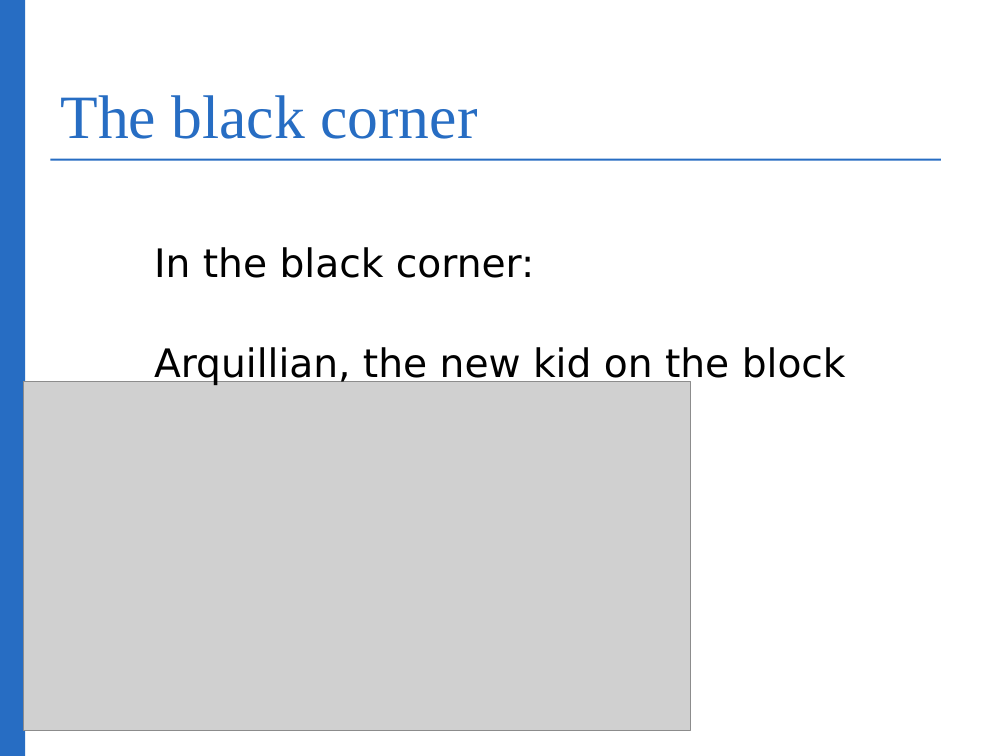
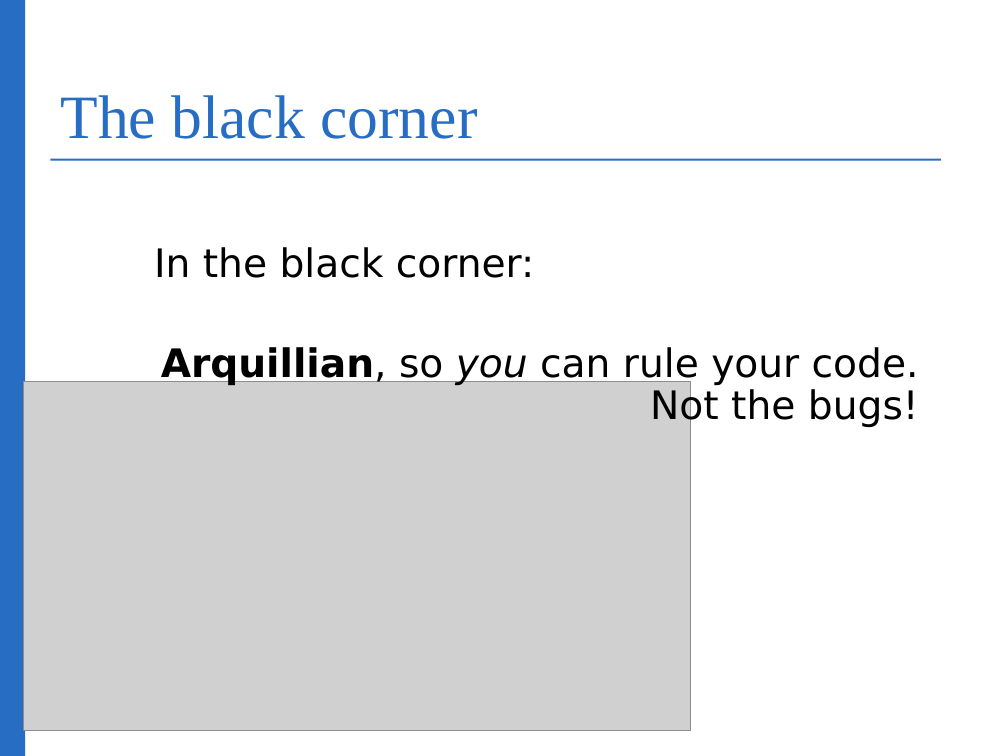
Before and after one commit to bognolo/workspace-arquillian-talk, a slide deck: slide 8 of IntroductionToArquillian.odp. Drawn at 1008x756 pixels with LibreOffice and Linux fonts; fonts in the diff are those of the drawing; grey boxes stand for pictures; background and template pictures are left out. Boxes give left, top, right and bottom in pixels: in the first picture for what was removed or moved away, otherwise in the second. Text is boxed around its words. In the diff, an @@ line names an element or a change of style, - is before the commit and + after.

Commit message:
Changes to presentation

```diff
--- a/IntroductionToArquillian.odp
+++ b/IntroductionToArquillian.odp
@@ text at (161,347,919,428): text changed @@
-Arquillian, the new kid on the block
+Arquillian, so you can rule your code. Not the bugs!
```
Also in this commit, not shown: 2 other slides changed, 13 slides added, 1 slide removed.
